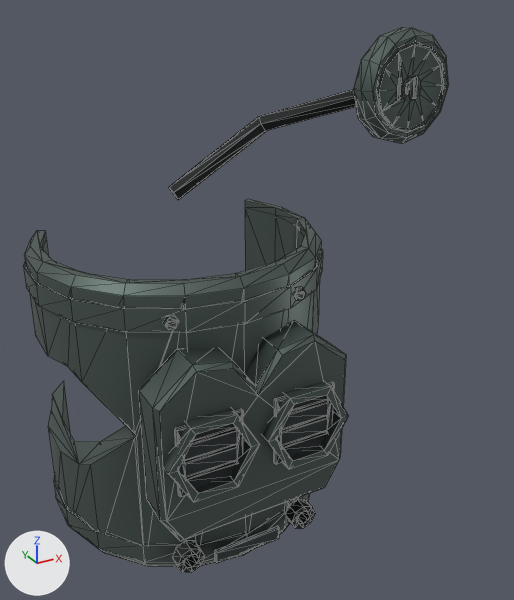
The glTF model assets/models/gear/implant_lung.glb, before and after one commit.
Camera for both pictures: a 50 mm lens placed at (-0.1197, -0.2966, 0.0861), pointed at (0.0233, -0.0366, -0.0439). Arrows for +X, +Y and +Z are at lower left; the lights stay in place. The picture after the commit comes second. Mesh edges are drawn as thin lines. Vertices at exactly the same position are counted once.

Objects in the first picture: 'Module', 'Port'.
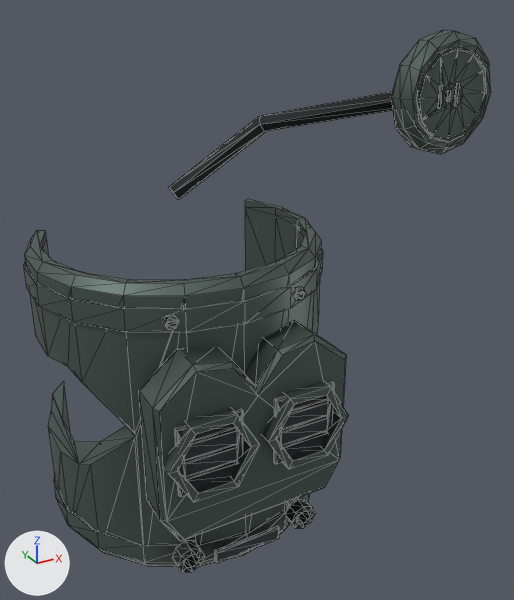
Boxes (x1, y1, x2, y2) around the edits, measured in the pictures (514 x 600 px; the box of a moved part takes in the faces that stretch with it):
'Port', reshaped (15% wider)
    before: (168, 27, 449, 200)
    after: (168, 30, 491, 200)
part 1 of me_neckdisc, moved or reshaped
    before: (353, 27, 449, 143)
    after: (391, 30, 491, 154)
part 2 of me_neckdisc, moved or reshaped
    before: (259, 96, 356, 131)
    after: (259, 99, 393, 131)
part 3 of me_neckdisc, moved or reshaped
    before: (261, 89, 356, 129)
    after: (263, 92, 392, 116)

The change, as a list of edits to the scene's bpy script:
```text
Change me_neckdisc:
    used by ob_port; location = (0.0, 0.0, 0.0)
    remove me_neckdisc.from_pydata(...)  # 144 vertices, 280 faces; spans x -0.0024..0.094, y -0.0735..0.0034, z -0.0032..0.072
    add me_neckdisc.from_pydata(...)  # 144 vertices, 280 faces; spans x -0.0024..0.094, y -0.0965..0.0034, z -0.0032..0.072
    me_neckdisc part 1: the loose piece of 126 vertices spanning x 0.05..0.094, y -0.0735..-0.062, z 0.028..0.072 is moved by (0.0, -0.023, 0.0)
    me_neckdisc part 2: all 2 vertices in x 0.0685..0.0707, y -0.067, z 0.0468..0.0502 are moved by (-0.0002, -0.0225, -0.0001)
    me_neckdisc part 3: all 2 vertices in x 0.0699..0.0741, y -0.065, z 0.0466..0.0534 are moved by (0.0, -0.023, 0.0)
    other edits to the shape of me_neckdisc do not show in these pictures
```
